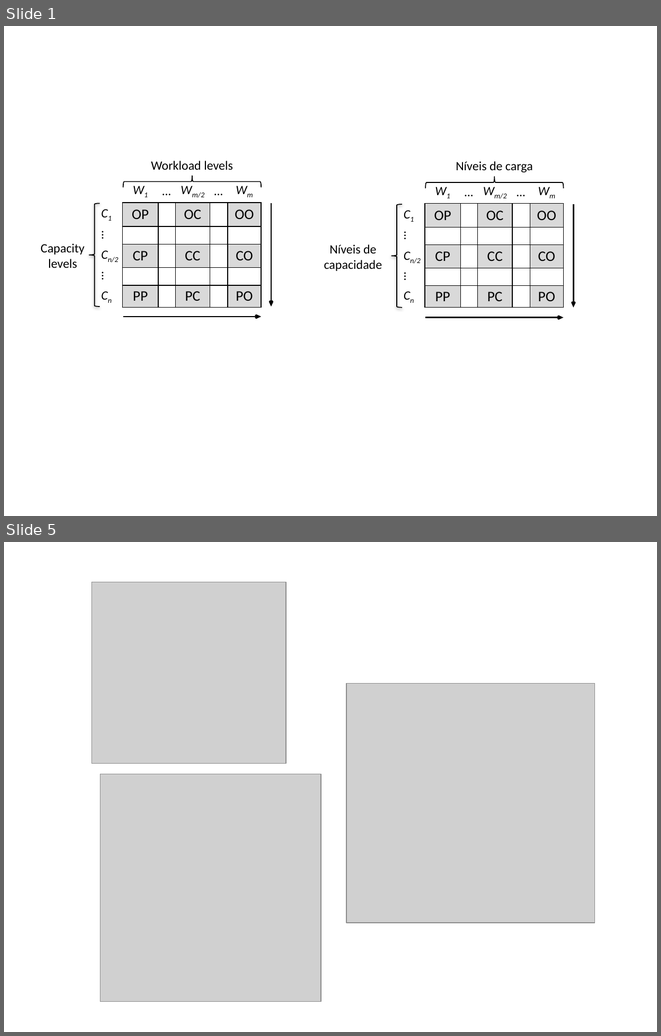
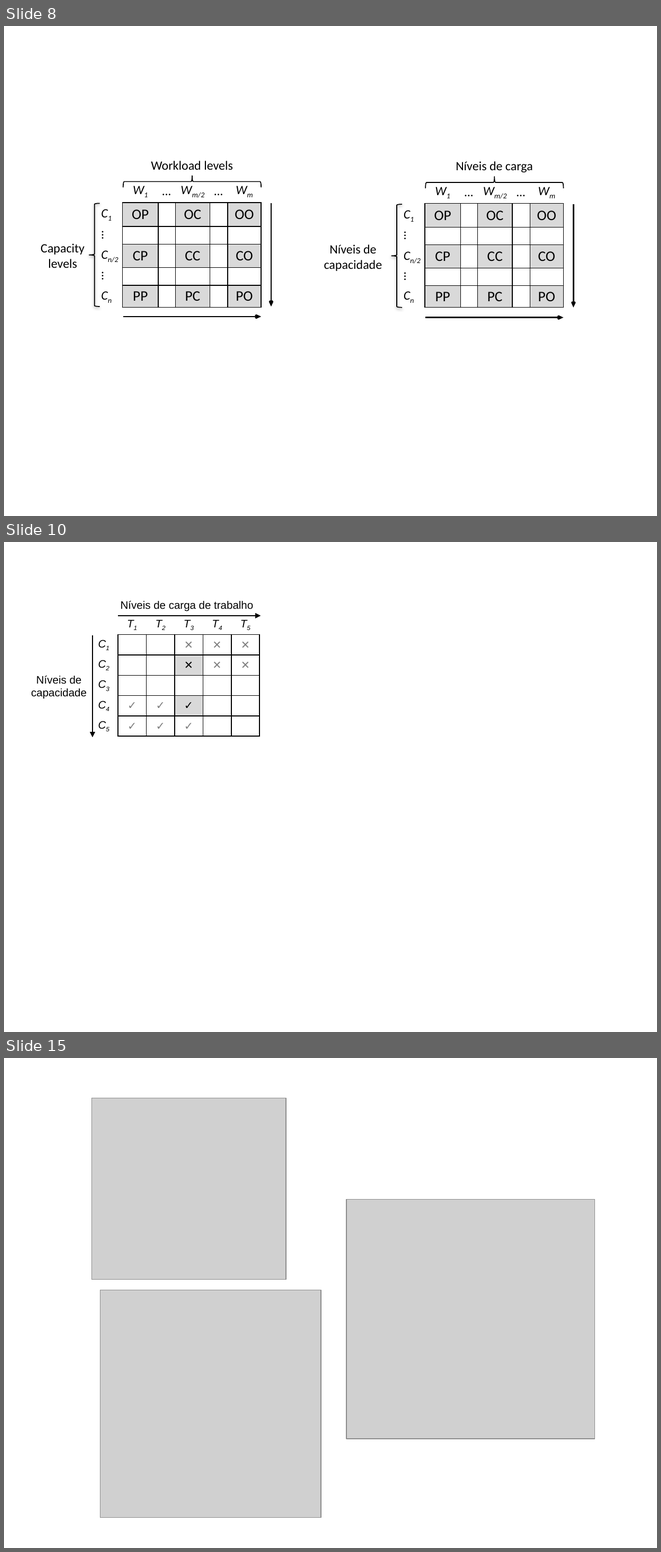
Before and after one commit to marcelocg/Dissertacao, a slide deck: Diagramas/cloud-capacitor-figuras.pptx. Shown one above the other, each under a label of ours: slides 1 and 5 before the commit, slides 8, 10 and 15 after it; the slides between them are not shown. The pictures are 661x1036 and 661x1552 pixels, drawn with LibreOffice and Linux fonts; fonts in the diff are those of the drawing; grey boxes stand for pictures. Boxes give left, top, right and bottom in pixels: in the first picture for what was removed or moved away, otherwise in the second. Text is boxed around its words. In the diff, an @@ line names an element or a change of style, - is before the commit and + after.

```diff
--- a/Diagramas/cloud-capacitor-figuras.pptx
+++ b/Diagramas/cloud-capacitor-figuras.pptx
@@ slide 10 added at <box>4,542,657,1032</box>, background #FFFFFF @@
@@ text added at <box>121,601,253,611</box>, 12 pt, text #000000 @@
+Níveis de carga de trabalho
@@ table added at <box>89,615,258,737</box>, 6 rows, 6 columns @@
+ | T1 | T2 | T3 | T4 | T5
+C1 |  |  | ✕ | ✕ | ✕
+C2 |  |  | ✕ | ✕ | ✕
+C3 |  |  |  |  | 
+C4 | ✓ | ✓ | ✓ |  | 
+C5 | ✓ | ✓ | ✓ |  | 
@@ arrow added from (117, 616) to (261, 616), #000000 1 pt @@
@@ arrow added from (93, 635) to (93, 737), #000000 1 pt @@
@@ text added at <box>31,676,87,699</box>, 12 pt, text #000000 @@
+Níveis de capacidade
@@ what was slide 1 is now slide 8 @@
@@ what was slide 5 is now slide 15 @@
```
Also in this commit, not shown: 3 slides changed, 9 other slides added, 13 other files.
